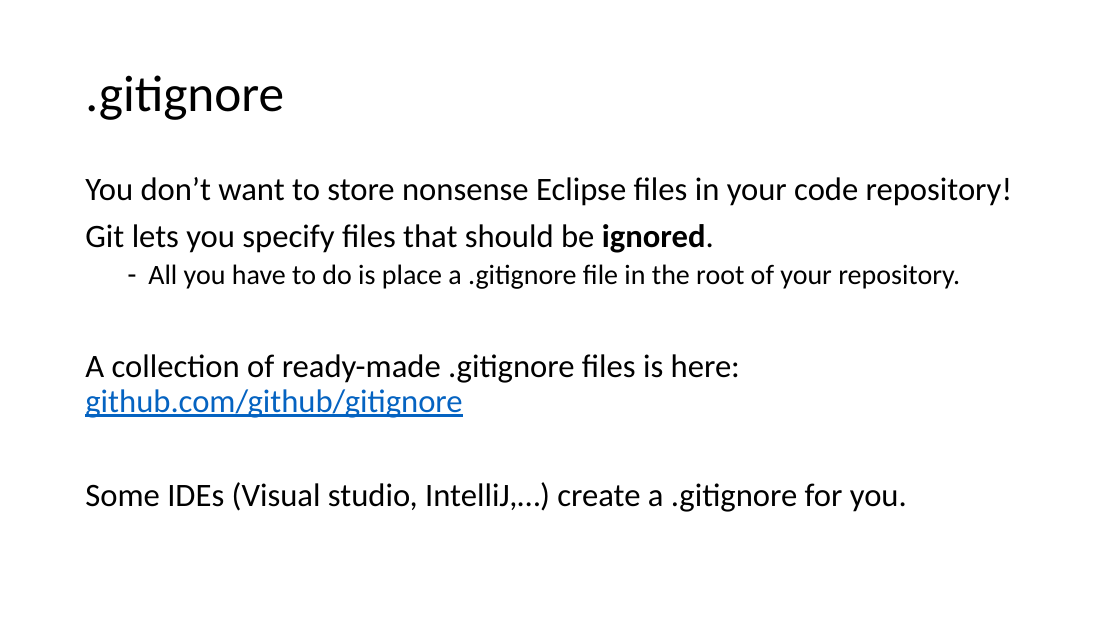
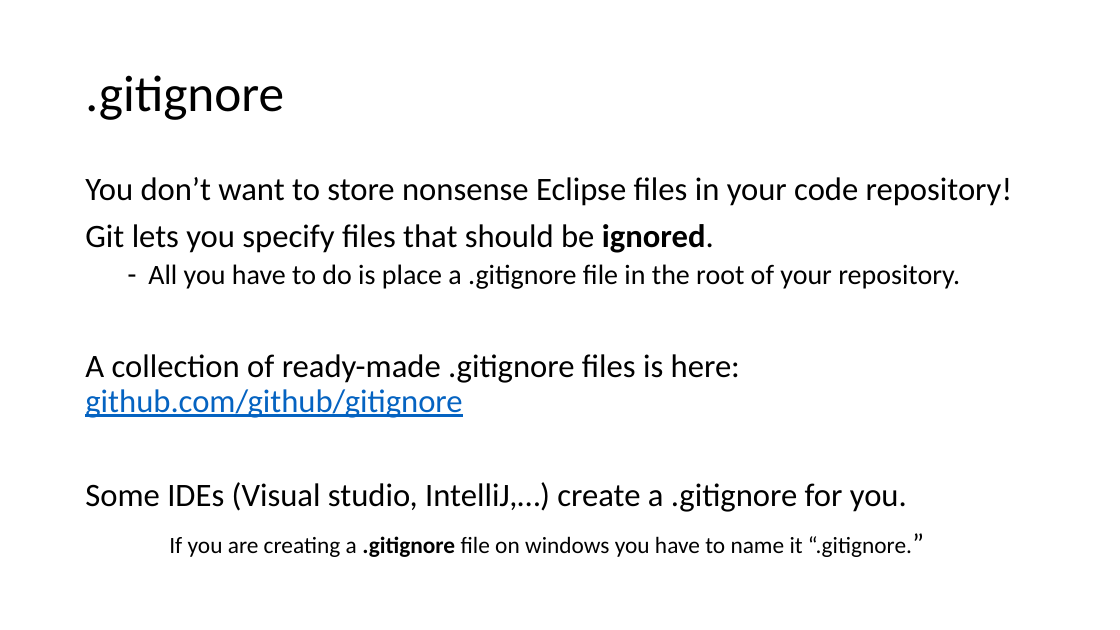
Before and after one commit to kcarta/programming-workshop, a slide deck: slide 35 of Presentations/8.TeamWorkAndGit.pptx. Drawn at 1120x630 pixels with LibreOffice and Linux fonts; fonts in the diff are those of the drawing. Boxes give left, top, right and bottom in pixels: in the first picture for what was removed or moved away, otherwise in the second. Text is boxed around its words. In the diff, an @@ line names an element or a change of style, - is before the commit and + after.

```diff
--- a/Presentations/8.TeamWorkAndGit.pptx
+++ b/Presentations/8.TeamWorkAndGit.pptx
@@ text at <box>169,536,912,557</box>: paragraph added @@
+If you are creating a .gitignore file on windows you have to name it “.gitignore.”
```
